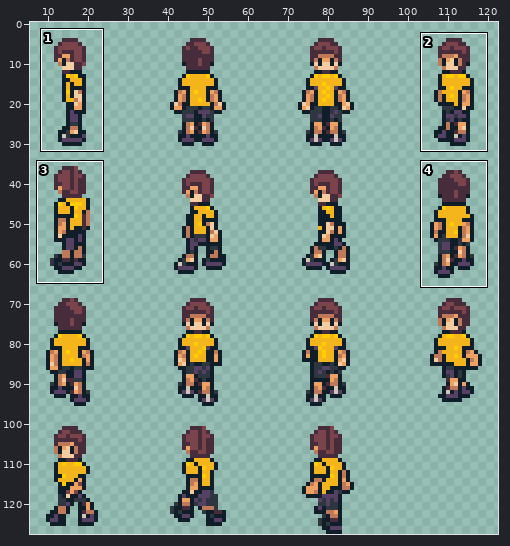
File history of a sprite sheet, res/guy2.png. Above: a wide view before the commit, with the close-up outlined.
Close-up. Before the edit:
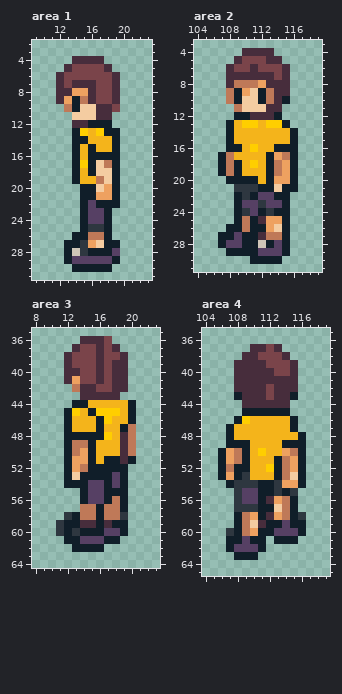
The file is 128x128 pixels. Shown: area 1: x 9..23, y 2..31; area 2: x 104..119, y 3..31; area 3: x 8..23, y 35..64; area 4: x 104..119, y 35..65. The wide view leaves out empty margins. The commit also changed other parts of the picture, which this record leaves out.
Now the later version:
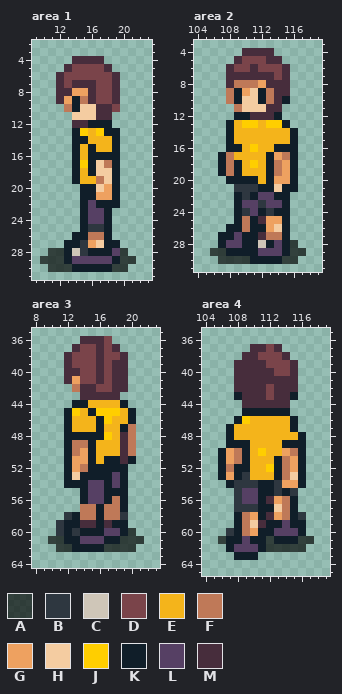
Palette (. is transparent): A #000000a8  B #2e3740  C #cfc6b8  D #7a444a  E #f4b41b  F #bf7958  G #eea160  H #f4cca1  J #ffce00  K #101e29  L #564064  M #472d3c
The exact change:
--- area 1
@@ x 9..23 @@
 27 ....KKBGHKK....
-28 ....KCBKKKL....
-29 ....KLLLLLK....
-30 .....KKKKK.....
+28 ..AAKCBKKKLA...
+29 .AAAKLLLLLKAA..
+30 ..AAAKKKKKAA...
 31 ...............
--- area 2
@@ x 104..119 @@
 27 ...KKLKKMFFK....
-28 ...KLLKKCKLK....
-29 ....KKKKLLLK....
-30 .......KKKK.....
+28 ...KLLKKCKLKA...
+29 ..AAKKKKLLLKAA..
+30 ...AAAAKKKKAA...
 31 ................
--- area 3
@@ x 17..22 @@
 43 MM....
-44 EEEK..
+44 EEK...
 45 JJEK..
@@ x 8..23 @@
 59 ...BKKMMKMKK....
-60 ...BKBKKKLLK....
-61 ....KKLLLKK.....
-62 .....KKKK.......
+60 ...BKBKKKLLKA...
+61 ..AAKKLLLKKAAA..
+62 ...AAKKKKAAAA...
 63 ................
--- area 4
@@ x 104..119 @@
 60 ...BKFGKKLLLK...
-61 ...KKLKK.KKK....
-62 ...KLLLK........
+61 ..AKKLKKAKKKAA..
+62 ...KLLLKAAAAA...
 63 ....KKK.........
Pixel boxes of the changes (left, top, right, bottom) in both close-ups:
added: (40, 248, 72, 272)
added: (112, 248, 136, 272)
added: (210, 240, 306, 264)
changed: (120, 400, 136, 408)
added: (104, 528, 144, 552)
added: (48, 536, 72, 552)
added: (218, 536, 226, 544)
added: (266, 536, 314, 552)
